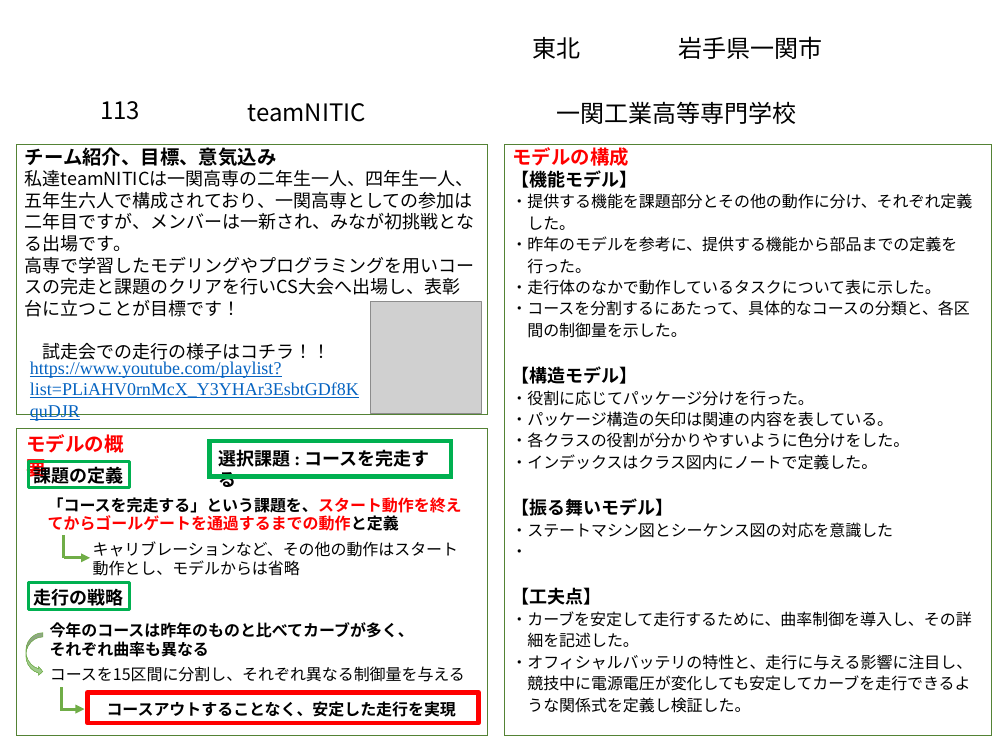
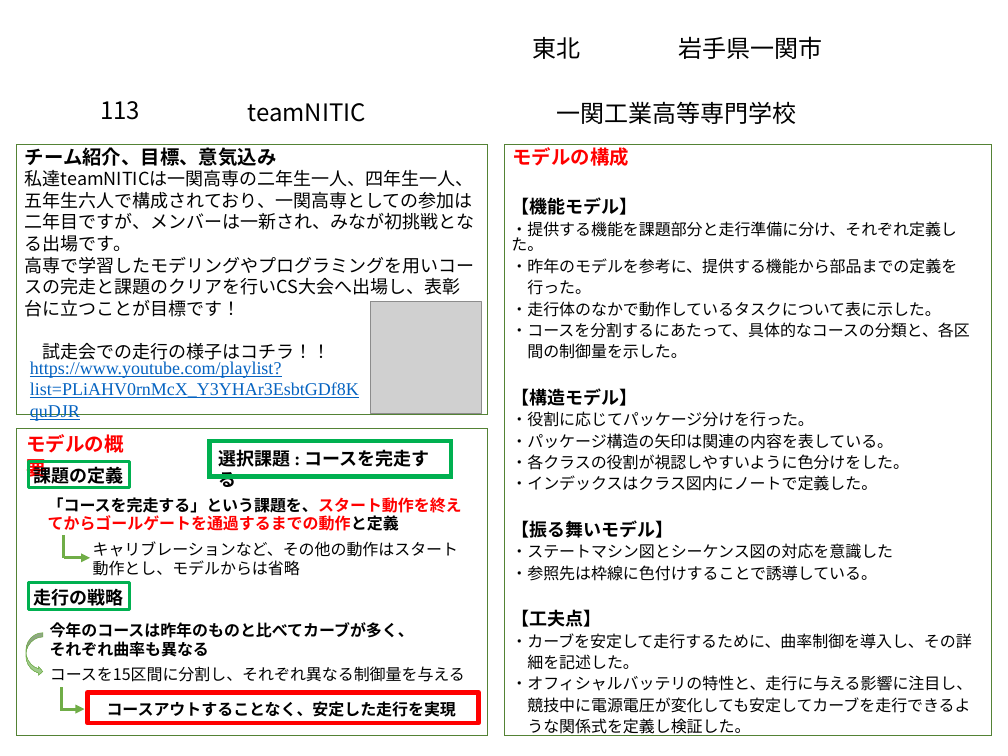
Before and after one commit to akita-lab-2019/model, a slide deck: slide 2 of PowerPoint/アブストラクト.pptx. Drawn at 1008x756 pixels with LibreOffice and Linux fonts; fonts in the diff are those of the drawing; grey boxes stand for pictures; background and template pictures are left out. Boxes give left, top, right and bottom in pixels: in the first picture for what was removed or moved away, otherwise in the second. Text is boxed around its words. In the diff, an @@ line names an element or a change of style, - is before the commit and + after.

Commit message:
update: 機能モデル修正、提出用ファイル追加

```diff
--- a/PowerPoint/アブストラクト.pptx
+++ b/PowerPoint/アブストラクト.pptx
@@ text at (x1=511, y1=221, x2=957, y2=251): text changed @@
-・提供する機能を課題部分とその他の動作に分け、それぞれ定義
-した。
+・提供する機能を課題部分と走行準備に分け、それぞれ定義した。
@@ text at (x1=511, y1=454, x2=909, y2=470): text changed @@
-・各クラスの役割が分かりやすいように色分けをした。
+・各クラスの役割が視認しやすいように色分けをした。
@@ text at (x1=511, y1=565, x2=877, y2=581): text changed @@
-・
+・参照先は枠線に色付けすることで誘導している。
```
Also in this commit, not shown: 3 other files.
